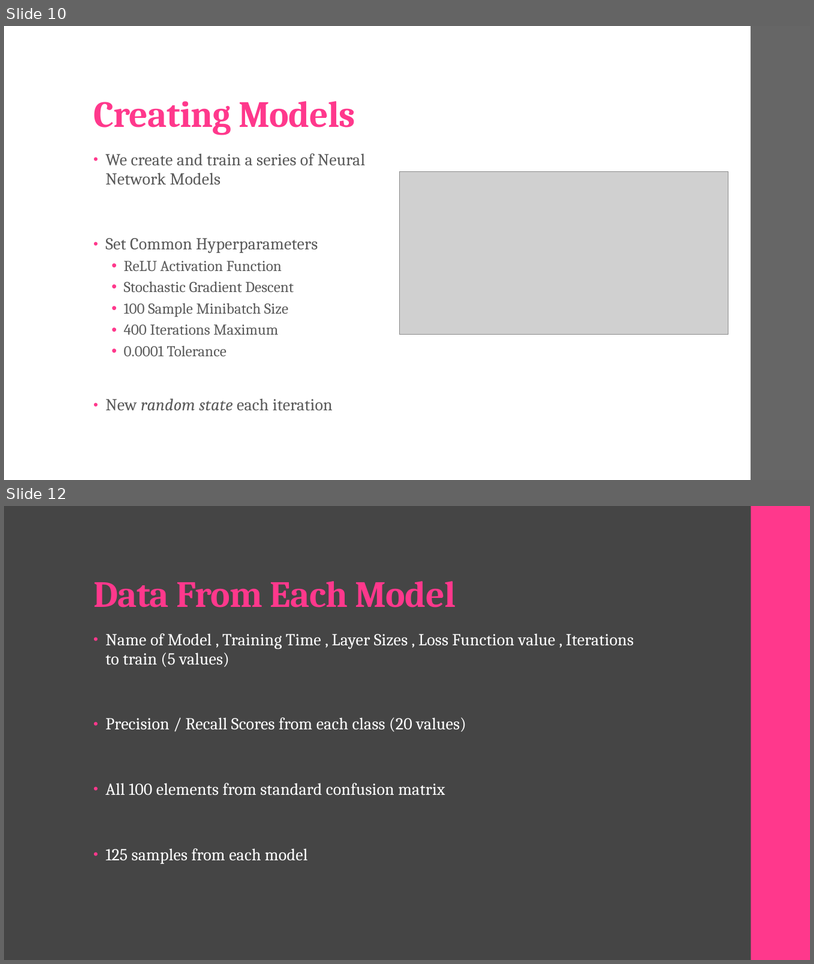
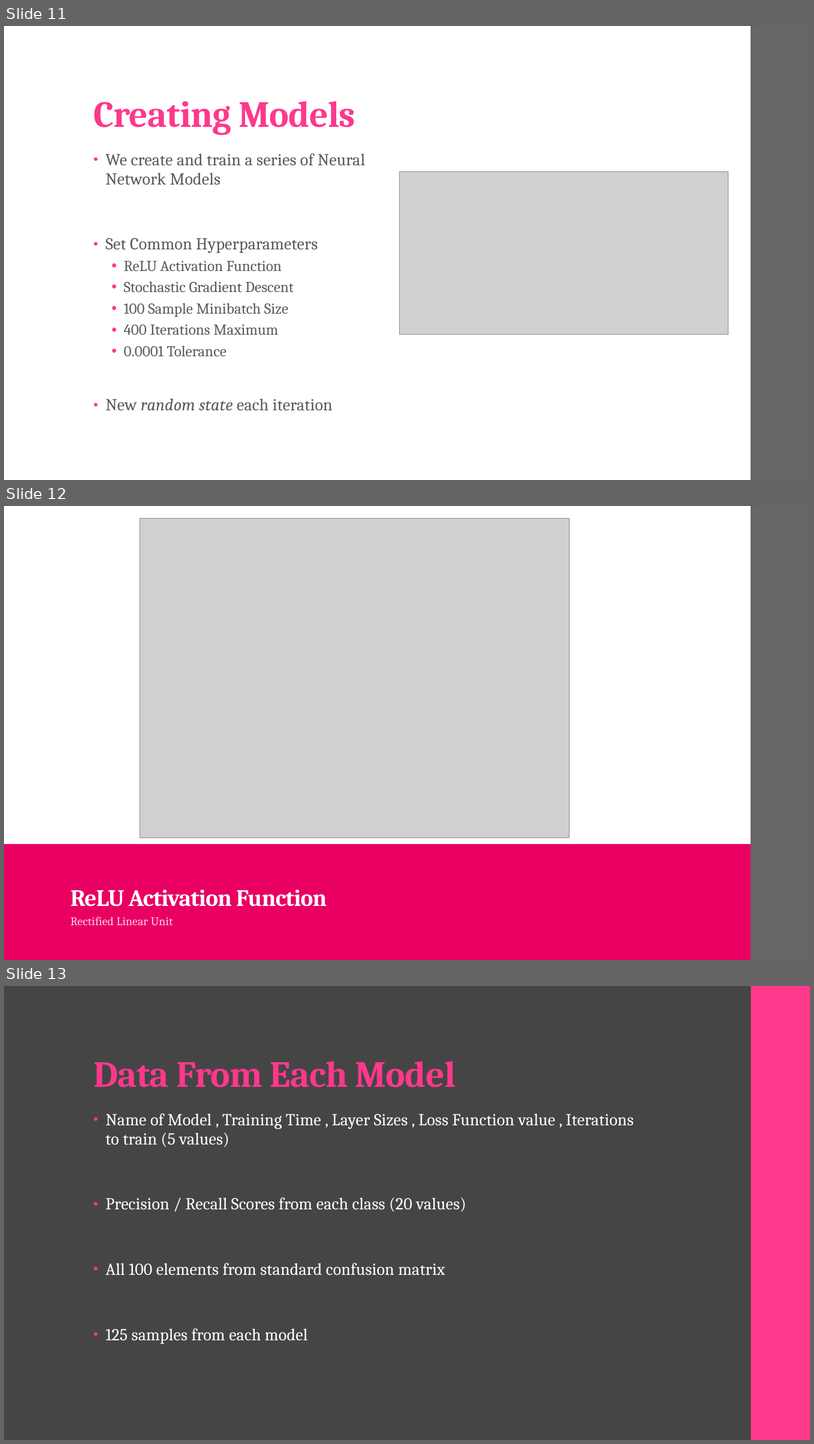
Before and after one commit to landonbuell/Convolutional-Neural-Networks, a slide deck: Presentations/02_04_2020/Modifying Layer Activations.pptx. Shown one above the other, each under a label of ours: slides 10 and 12 before the commit, slides 11, 12 and 13 after it; the slides between them are not shown. The pictures are 814x964 and 814x1444 pixels, drawn with LibreOffice and Linux fonts; fonts in the diff are those of the drawing; grey boxes stand for pictures. Boxes give left, top, right and bottom in pixels: in the first picture for what was removed or moved away, otherwise in the second. Text is boxed around its words. In the diff, an @@ line names an element or a change of style, - is before the commit and + after.

```diff
--- a/Presentations/02_04_2020/Modifying Layer Activations.pptx
+++ b/Presentations/02_04_2020/Modifying Layer Activations.pptx
@@ slide 12 added at bbox=[4, 506, 810, 960], background #FFFFFF; not listed: 1 template element that a slide beside it also shows @@
@@ picture added at bbox=[140, 519, 570, 838] @@
@@ rectangle added at bbox=[4, 844, 751, 960], fill #E90062 @@
@@ title added at bbox=[71, 889, 327, 906], 28 pt, text #FFFFFF, bold @@
+ReLU Activation Function
@@ text added at bbox=[71, 916, 173, 925], 14 pt, text #FFD7E8 @@
+Rectified Linear Unit
@@ what was slide 10 is now slide 11 @@
@@ what was slide 12 is now slide 13 @@
```
Also in this commit, not shown: 1 other file.
